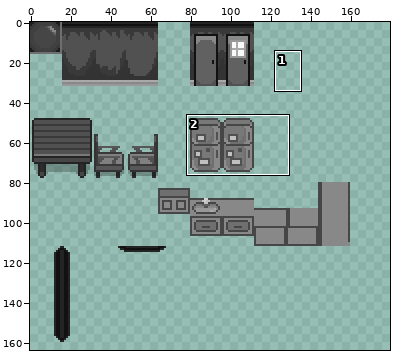
One commit to this sprite sheet: Assets/Art/Background Art/Kitchen sprite sheet.png. Above, an overview of the earlier version with the close-up marked.
Close-up. Before the edit:
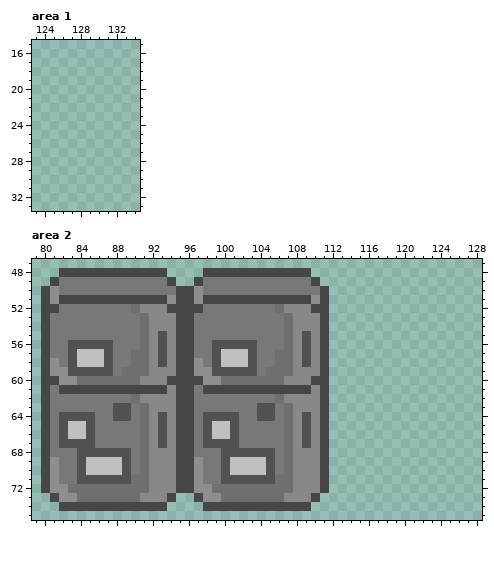
The file is 190x176 pixels. Colours within 5 levels of each other are drawn and written as one. Shown: area 1: x 123..134, y 15..33; area 2: x 79..128, y 47..75. The wide view leaves out empty margins. The commit also changed other parts of the picture, which this record leaves out.
After:
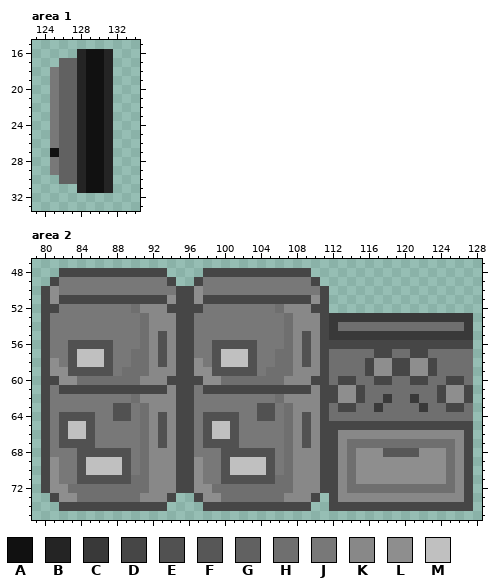
Palette (. is transparent): A #111111  B #242424  C #393939  D #464646  E #515151  F #575757  G #616161  H #6f6f6f  J #787878  K #888888  L #8e8e8e  M #c0c0c0
Changes in this commit:
--- area 1
@@ x 123..134 @@
 15 ............
-16 ............
-17 ............
-18 ............
-19 ............
-20 ............
-21 ............
-22 ............
-23 ............
-24 ............
-25 ............
-26 ............
-27 ............
-28 ............
-29 ............
-30 ............
-31 ............
+16 .....BAAB...
+17 ...GGBAAB...
+18 ..JGGBAAB...
+19 ..JGGBAAB...
+20 ..JGGBAAB...
+21 ..JGGBAAB...
+22 ..JGGBAAB...
+23 ..JGGBAAB...
+24 ..JGGBAAB...
+25 ..JGGBAAB...
+26 ..JGGBAAB...
+27 ..AGGBAAB...
+28 ..JGGBAAB...
+29 ..JGGBAAB...
+30 ...GGBAAB...
+31 .....BAAB...
 32 ............
--- area 2
@@ x 110..128 @@
 52 DD.................
-53 KD.................
-54 KD.................
-55 KD.................
-56 KD.................
-57 KD.................
-58 KD.................
-59 KD.................
-60 DD.................
-61 KD.................
-62 KD.................
-63 KD.................
-64 KD.................
-65 KD.................
-66 KD.................
-67 KD.................
-68 KD.................
-69 KD.................
-70 KD.................
-71 KD.................
-72 KD.................
-73 D..................
-74 ...................
+53 KDCCCCCCCCCCCCCCCC.
+54 KDCHHHHHHHHHHHHHHC.
+55 KDCCCCCCCCCCCCCCCC.
+56 KDDDDDDDDDDDDDDDDD.
+57 KDHHHHHDDHHDDHHHHH.
+58 KDHHHHDLLDDLLDHHHH.
+59 KDHHHHDLLDDLLDHHHH.
+60 DDHDDHHDDHHDDHHDDH.
+61 KDDLLDHHHHHHHHDLLD.
+62 KDDLLDHHCHHCHHDLLD.
+63 KDHDDHHCHHHHCHHDDH.
+64 KDHHHHHHHHHHHHHHHH.
+65 KDDDDDDDDDDDDDDDDD.
+66 KDDKKKKKKKKKKKKKKD.
+67 KDDKHHHHHHHHHHHHKD.
+68 KDDKHLLLFFFFLLLHKD.
+69 KDDKHLLLLLLLLLLHKD.
+70 KDDKHLLLLLLLLLLHKD.
+71 KDDKHLLLLLLLLLLHKD.
+72 KDDKHHHHHHHHHHHHKD.
+73 D.DKKKKKKKKKKKKKKD.
+74 ..DDDDDDDDDDDDDDDD.
 75 ...................
